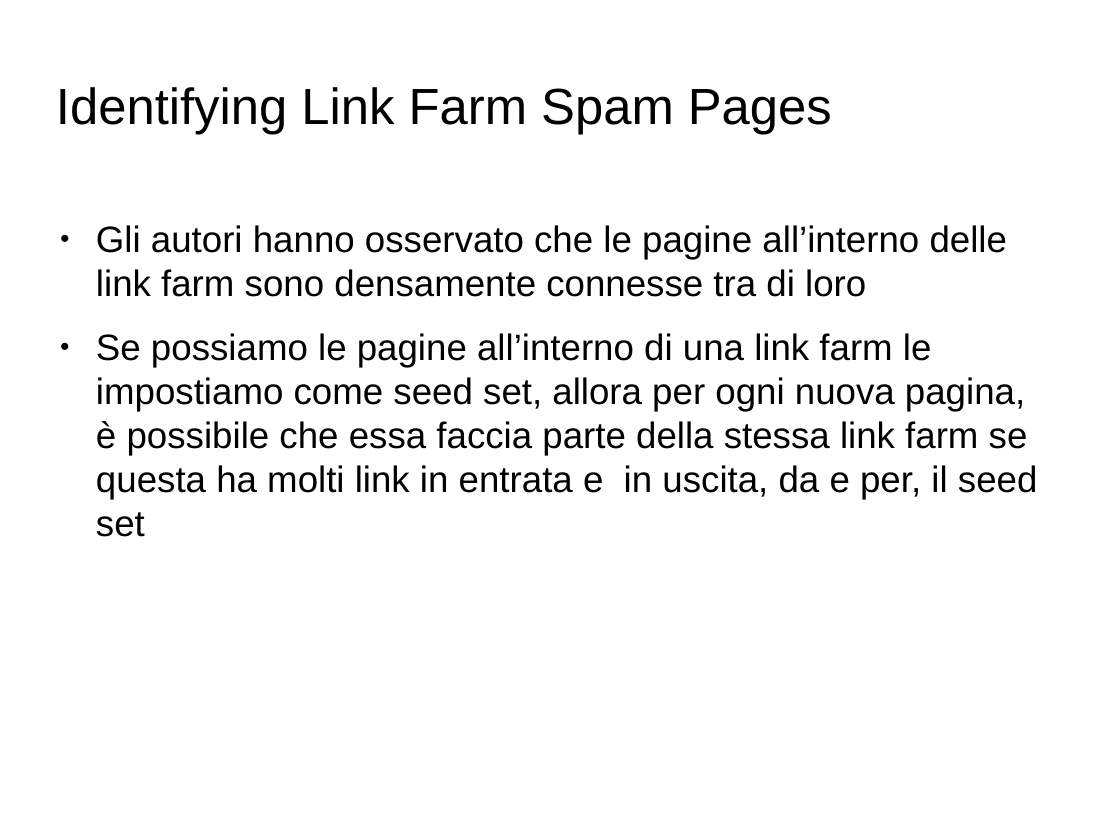
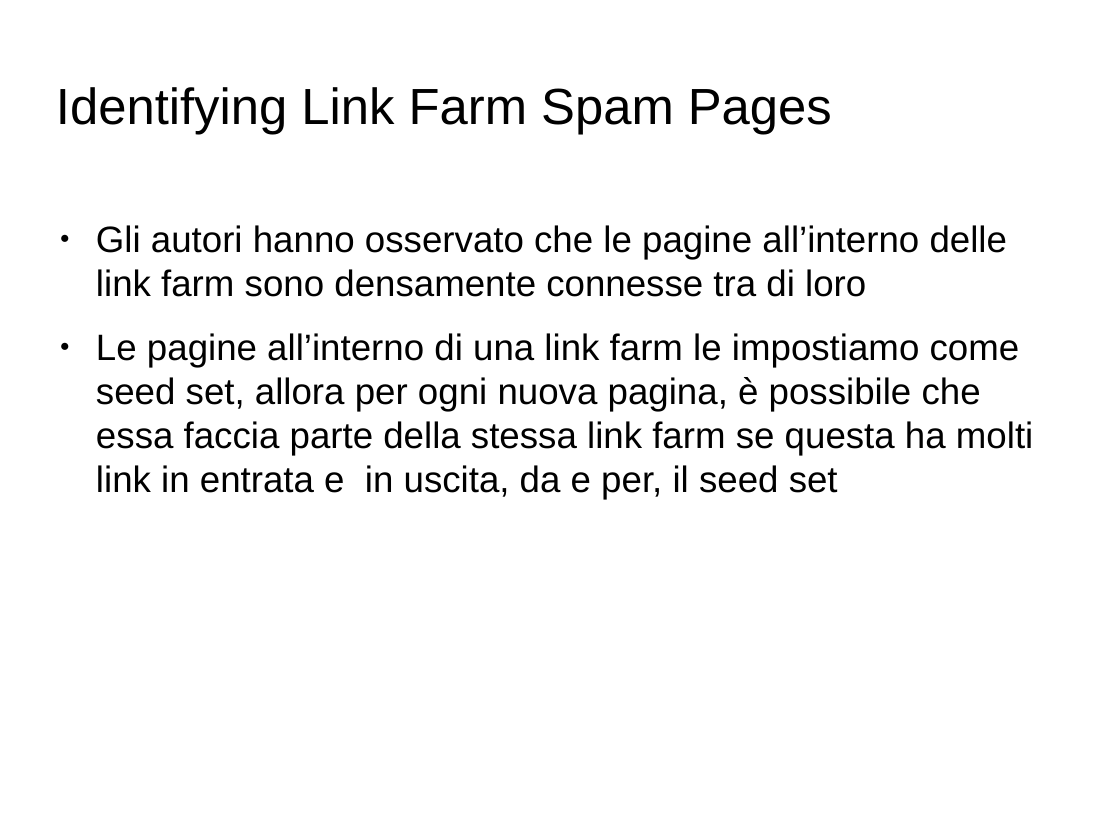
Before and after one commit to Toolanto/presentation, a slide deck: slide 140 of presentazione.odp (slide 136 before the commit). Drawn at 1120x840 pixels with LibreOffice and Linux fonts; fonts in the diff are those of the drawing; background and template pictures are left out. Boxes give left, top, right and bottom in pixels: in the first picture for what was removed or moved away, otherwise in the second. Text is boxed around its words. In the diff, an @@ line names an element or a change of style, - is before the commit and + after.

```diff
--- a/presentazione.odp
+++ b/presentazione.odp
@@ text at [96, 333, 1033, 500]: text changed @@
-● Se possiamo le pagine all’interno di una link farm le impostiamo come seed set, allora per ogni nuova pagina, è possibile che essa faccia parte della stessa link farm se questa ha molti link in entrata e in uscita, da e per, il seed set
+● Le pagine all’interno di una link farm le impostiamo come seed set, allora per ogni nuova pagina, è possibile che essa faccia parte della stessa link farm se questa ha molti link in entrata e in uscita, da e per, il seed set
```
Also in this commit, not shown: 51 other slides changed, 12 slides added, 4 slides removed, 1 other file.
